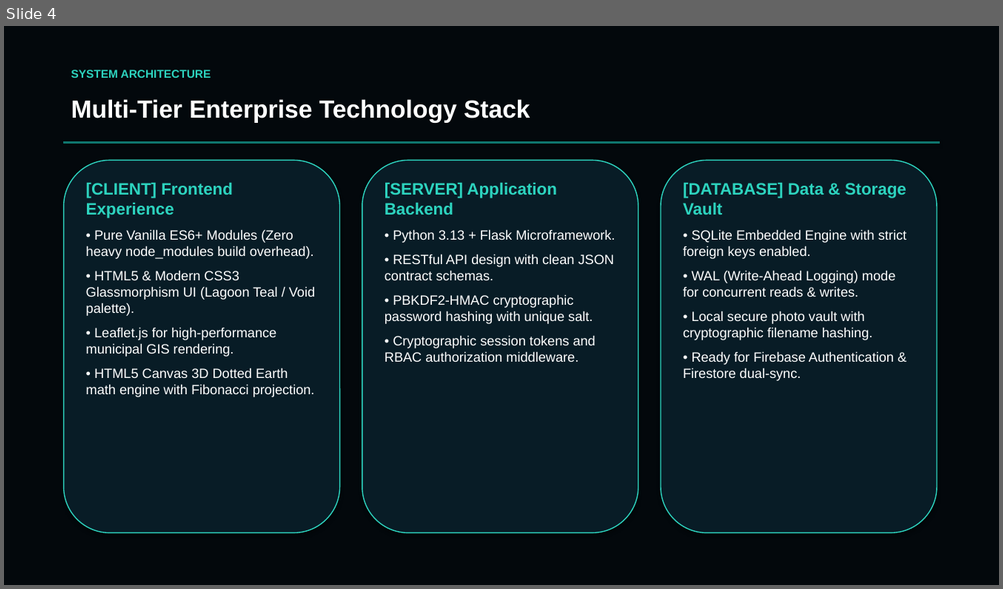
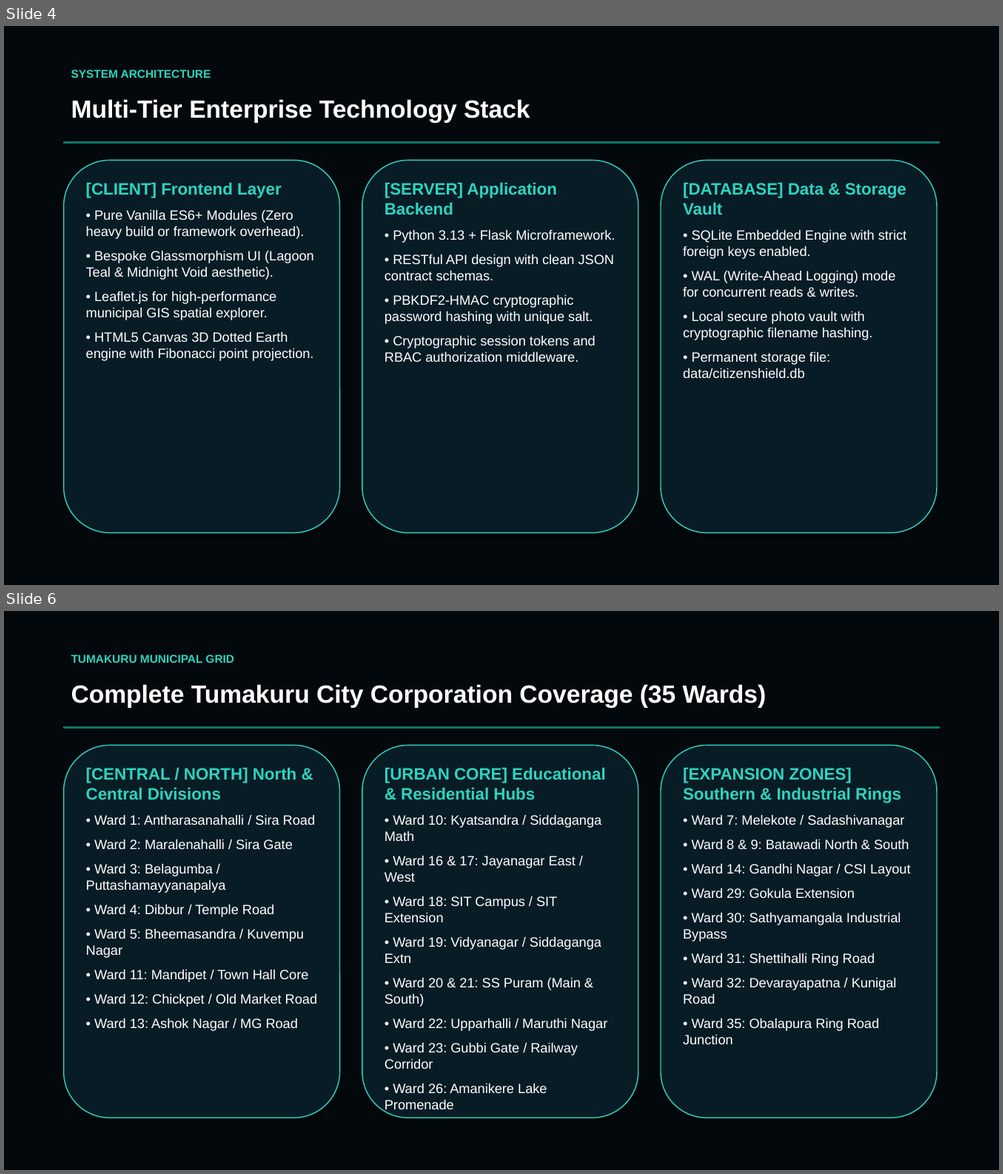
Before and after one commit to chinmaymr7090/CitizenShield, a slide deck: CitizenShield_Presentation.pptx. Shown one above the other, each under a label of ours: slide 4 before the commit, slides 4 and 6 after it; the slides between them are not shown. The pictures are 1003x589 and 1003x1174 pixels, drawn with LibreOffice and Linux fonts; fonts in the diff are those of the drawing. Boxes give left, top, right and bottom in pixels: in the first picture for what was removed or moved away, otherwise in the second. Text is boxed around its words. In the diff, an @@ line names an element or a change of style, - is before the commit and + after.

Commit message:
Update presentation (.pptx) with Tumakuru 35 wards and Admin ID/Password workflow

```diff
--- a/CitizenShield_Presentation.pptx
+++ b/CitizenShield_Presentation.pptx
@@ slide 6 added at bbox=[4, 611, 999, 1170], background #FFFFFF @@
@@ rectangle added at bbox=[4, 611, 999, 1170], fill #03080C, outline #03080C 0.75 pt @@
@@ text added at bbox=[71, 655, 234, 663], 11 pt, text #2DD4BF, bold @@
+TUMAKURU MUNICIPAL GRID
@@ text added at bbox=[71, 684, 766, 708], 24 pt, text #FFFFFF, bold @@
+Complete Tumakuru City Corporation Coverage (35 Wards)
@@ rectangle added at bbox=[64, 726, 939, 728], fill #0F766E, outline #0F766E 0.75 pt @@
@@ rounded rectangle added at bbox=[64, 745, 340, 1119], fill #081C26, outline #2DD4BF 1 pt @@
@@ rounded rectangle added at bbox=[362, 745, 638, 1119], fill #081C26, outline #2DD4BF 1 pt @@
@@ rounded rectangle added at bbox=[660, 745, 936, 1119], fill #081C26, outline #2DD4BF 1 pt @@
@@ text added at bbox=[86, 768, 317, 1031], 13 pt, text #FFFFFF @@
+[CENTRAL / NORTH] North & Central Divisions
+• Ward 1: Antharasanahalli / Sira Road
+• Ward 2: Maralenahalli / Sira Gate
+• Ward 3: Belagumba / Puttashamayyanapalya
+• Ward 4: Dibbur / Temple Road
+• Ward 5: Bheemasandra / Kuvempu Nagar
+• Ward 11: Mandipet / Town Hall Core
+• Ward 12: Chickpet / Old Market Road
+• Ward 13: Ashok Nagar / MG Road
@@ text added at bbox=[384, 768, 607, 1113], 13 pt, text #FFFFFF @@
+[URBAN CORE] Educational & Residential Hubs
+• Ward 10: Kyatsandra / Siddaganga Math
+• Ward 16 & 17: Jayanagar East / West
+• Ward 18: SIT Campus / SIT Extension
+• Ward 19: Vidyanagar / Siddaganga Extn
+• Ward 20 & 21: SS Puram (Main & South)
+• Ward 22: Upparhalli / Maruthi Nagar
+• Ward 23: Gubbi Gate / Railway Corridor
+• Ward 26: Amanikere Lake Promenade
@@ text added at bbox=[683, 768, 910, 1045], 13 pt, text #FFFFFF @@
+[EXPANSION ZONES] Southern & Industrial Rings
+• Ward 7: Melekote / Sadashivanagar
+• Ward 8 & 9: Batawadi North & South
+• Ward 14: Gandhi Nagar / CSI Layout
+• Ward 29: Gokula Extension
+• Ward 30: Sathyamangala Industrial Bypass
+• Ward 31: Shettihalli Ring Road
+• Ward 32: Devarayapatna / Kunigal Road
+• Ward 35: Obalapura Ring Road Junction
@@ slide 4 changed as well @@
@@ text at bbox=[86, 183, 314, 361]: text changed @@
-[CLIENT] Frontend Experience
-• Pure Vanilla ES6+ Modules (Zero heavy node_modules build overhead).
-• HTML5 & Modern CSS3 Glassmorphism UI (Lagoon Teal / Void palette).
-• Leaflet.js for high-performance municipal GIS rendering.
-• HTML5 Canvas 3D Dotted Earth math engine with Fibonacci projection.
+[CLIENT] Frontend Layer
+• Pure Vanilla ES6+ Modules (Zero heavy build or framework overhead).
+• Bespoke Glassmorphism UI (Lagoon Teal & Midnight Void aesthetic).
+• Leaflet.js for high-performance municipal GIS spatial explorer.
+• HTML5 Canvas 3D Dotted Earth engine with Fibonacci point projection.
@@ text at bbox=[683, 352, 830, 378]: text changed @@
-• Ready for Firebase Authentication & Firestore dual-sync.
+• Permanent storage file: data/citizenshield.db
```
Also in this commit, not shown: 10 other slides changed, 1 slide removed, 1 other file.
